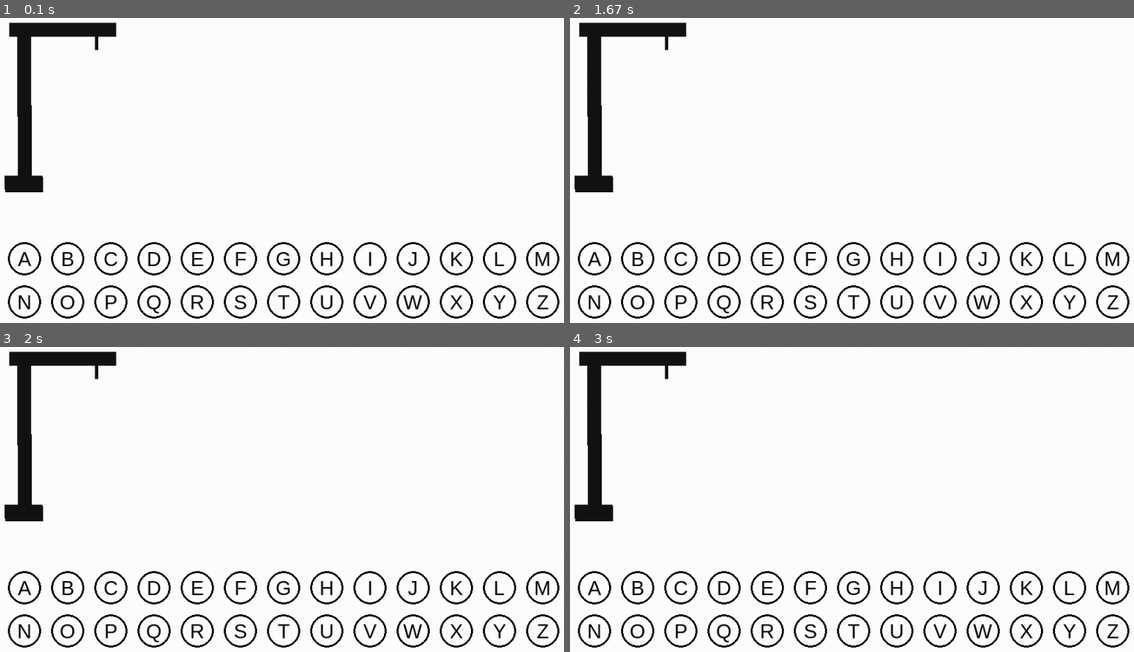
Above: before the commit, frames 1-4 (two rows, left to right).
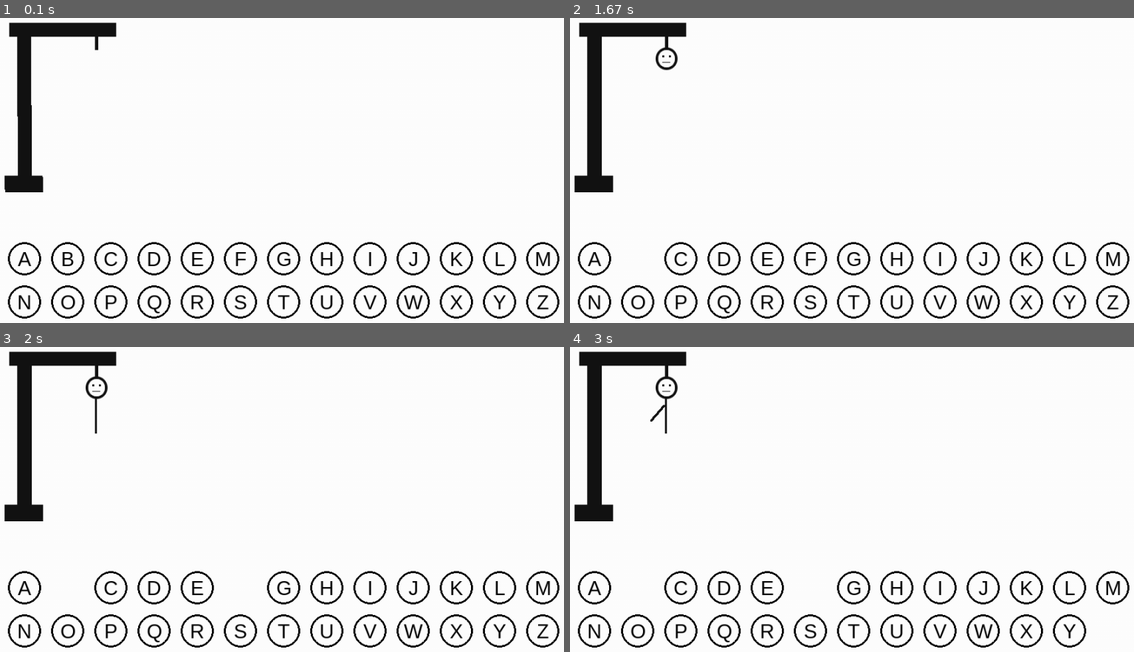
Above: after the commit, the same moments.

Repository: daliborstakic/hangman-pygame
Game: pygame game, started from main.py
Same seed, same stepped clock (60 frames per second), same inputs: the game is played once before the commit and once after it.
Inputs (mouse positions are in pixels of both pictures, inside the frame that each line leads up to):
- Up to frame 1 (0.1 s): no input
- Up to frame 2 (1.67 s): click (857, 158) at 0.38 s; click (648, 252) at 1.22 s
- Up to frame 3 (2 s): click (253, 591) at 1.88 s
- Up to frame 4 (3 s): click (1105, 636) at 2.22 s

The runs differ from the first frame. In frame 1, 0.4% of the frame differs, in the area x 10-98%, y 76-97%; in frame 2, 0.8%; in frame 3, 1.1%; in frame 4, 1.3%, in the area x 0-100%, y 6-99%.

Commit message:
Added the click functionality.

Diff:
--- a/main.py
+++ b/main.py
@@ -1,4 +1,5 @@
 import pygame
+import math
 
 pygame.init()
 
@@ -35,12 +36,14 @@
     surf.fill(WHITE)
     surf.blit(hangman_images[hangman_status], (70, (HEIGHT - hangman_images[hangman_status].get_height()) // 2 - 80))
 
+    # Displaying the word
+
     for letter in letters:
         x, y, char, visible = letter
         if visible:
             pygame.draw.circle(surf, BLACK, (x, y), RADIUS, 3)
             text = LETTER_FONT.render(char, 1, BLACK)
-            surf.blit(text, (x - text.get_width() / 2, y - text.get_height() / 2))
+            surf.blit(text, (x - text.get_width() // 2, y - text.get_height() // 2))
 
     pygame.display.update()
 
@@ -62,10 +65,31 @@
     return letters
 
 
+def click(letters):
+    global hangman_status
+
+    # Get mouse coordinates
+    m_x, m_y = pygame.mouse.get_pos()
+
+    for letter in letters:
+        x, y, char, visible = letter
+        if visible:
+            dis = math.sqrt((x - m_x) ** 2 + (y - m_y) ** 2)
+            if dis < RADIUS:
+                letter[3] = False
+                guessed.append(letter)
+                if char not in word:
+                    hangman_status += 1
+
+
 def main():
     # Game variables
+    global hangman_status, word, guessed
+
     hangman_status = 0
     letters = initialize_letters()
+    word = "pygame"  # It can be changed through code
+    guessed = []
 
     run = True
 
@@ -75,6 +99,8 @@
         for event in pygame.event.get():
             if event.type == pygame.QUIT:
                 run = False
+            if event.type == pygame.MOUSEBUTTONDOWN:
+                click(letters)
 
         render_screen(hangman_status, letters)
 
